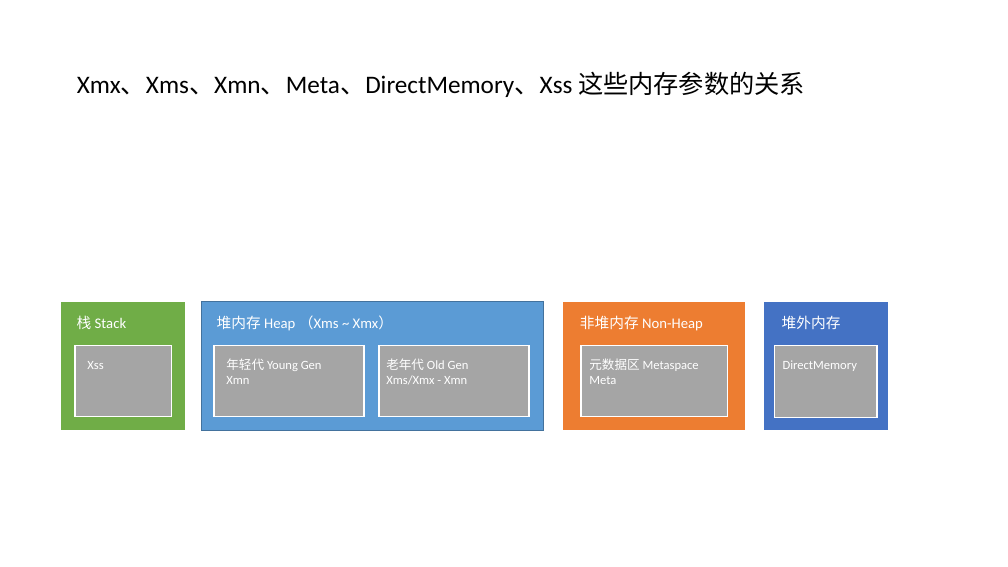
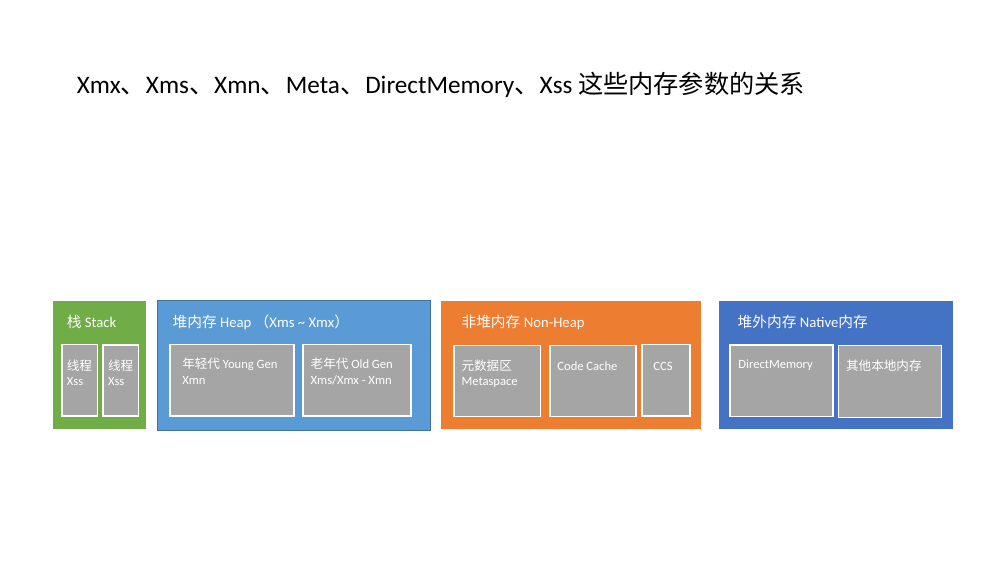
Before and after one commit to hjs0512/JavaCourseCodes, a slide deck: slide 1 of 01jvm/JMM参数.pptx. Drawn at 1008x567 pixels with LibreOffice and Linux fonts; fonts in the diff are those of the drawing. Boxes give left, top, right and bottom in pixels: in the first picture for what was removed or moved away, otherwise in the second. Text is boxed around its words. In the diff, an @@ line names an element or a change of style, - is before the commit and + after.

```diff
--- a/01jvm/JMM参数.pptx
+++ b/01jvm/JMM参数.pptx
@@ rectangle: place and size @@
-rectangle at (60, 301, 186, 431)
+rectangle at (53, 300, 147, 430)
@@ text "栈 Stack": place and size @@
-text "栈 Stack" at (77, 315, 126, 329)
+text "栈 Stack" at (67, 314, 116, 328)
@@ rectangle: place and size @@
-rectangle at (202, 301, 544, 431)
+rectangle at (158, 300, 431, 430)
@@ rectangle: place and size @@
-rectangle at (563, 301, 746, 431)
+rectangle at (441, 300, 702, 430)
@@ text "非堆内存 Non-Heap": place and size @@
-text "非堆内存 Non-Heap" at (580, 315, 703, 331)
+text "非堆内存 Non-Heap" at (462, 314, 585, 330)
@@ rectangle: place and size @@
-rectangle at (763, 301, 889, 431)
+rectangle at (719, 300, 955, 430)
@@ text at (738, 314, 868, 328): text changed @@
-堆外内存
+堆外内存 Native内存
@@ text "线程": place and size @@
-text "线程" at (87, 361, 103, 369)
+text "线程" at (67, 359, 92, 385)
@@ rectangle: place and size @@
-rectangle at (75, 346, 172, 417)
+rectangle at (62, 345, 98, 416)
@@ text at (67, 359, 92, 371): paragraph added @@
+线程
@@ rectangle added at (103, 345, 138, 416), fill #A5A5A5, outline #FFFFFF 1.5 pt @@
@@ rectangle: place and size @@
-rectangle at (214, 346, 364, 417)
+rectangle at (170, 345, 294, 416)
@@ text "老年代 Old Gen": place and size @@
-text "老年代 Old Gen" at (386, 358, 469, 384)
+text "老年代 Old Gen" at (311, 358, 393, 384)
@@ rectangle: place and size @@
-rectangle at (379, 346, 529, 417)
+rectangle at (303, 345, 411, 416)
@@ rectangle: place and size @@
-rectangle at (582, 346, 727, 417)
+rectangle at (454, 346, 541, 417)
@@ rectangle added at (551, 346, 637, 417), fill #A5A5A5, outline #FFFFFF 1.5 pt @@
@@ rectangle added at (642, 345, 690, 416), fill #A5A5A5, outline #FFFFFF 1.5 pt @@
@@ 3 texts, 1 rectangle: place and size @@
-3 texts, 1 rectangle at (217, 315, 877, 417)
+3 texts, 1 rectangle at (173, 314, 833, 417)
@@ rectangle added at (839, 346, 941, 417), fill #A5A5A5, outline #FFFFFF 1.5 pt @@
@@ text added at (846, 359, 922, 371), 12 pt, text #FFFFFF @@
+其他本地内存
@@ text added at (108, 360, 133, 385), 12 pt, text #FFFFFF @@
+线程
+Xss
@@ text at (462, 360, 518, 387): text changed @@
-元数据区 Metaspace
-Meta
+元数据区
+Metaspace
@@ text added at (557, 361, 617, 370), 12 pt, text #FFFFFF @@
+Code Cache
@@ text added at (653, 362, 672, 370), 12 pt, text #FFFFFF @@
+CCS
```
